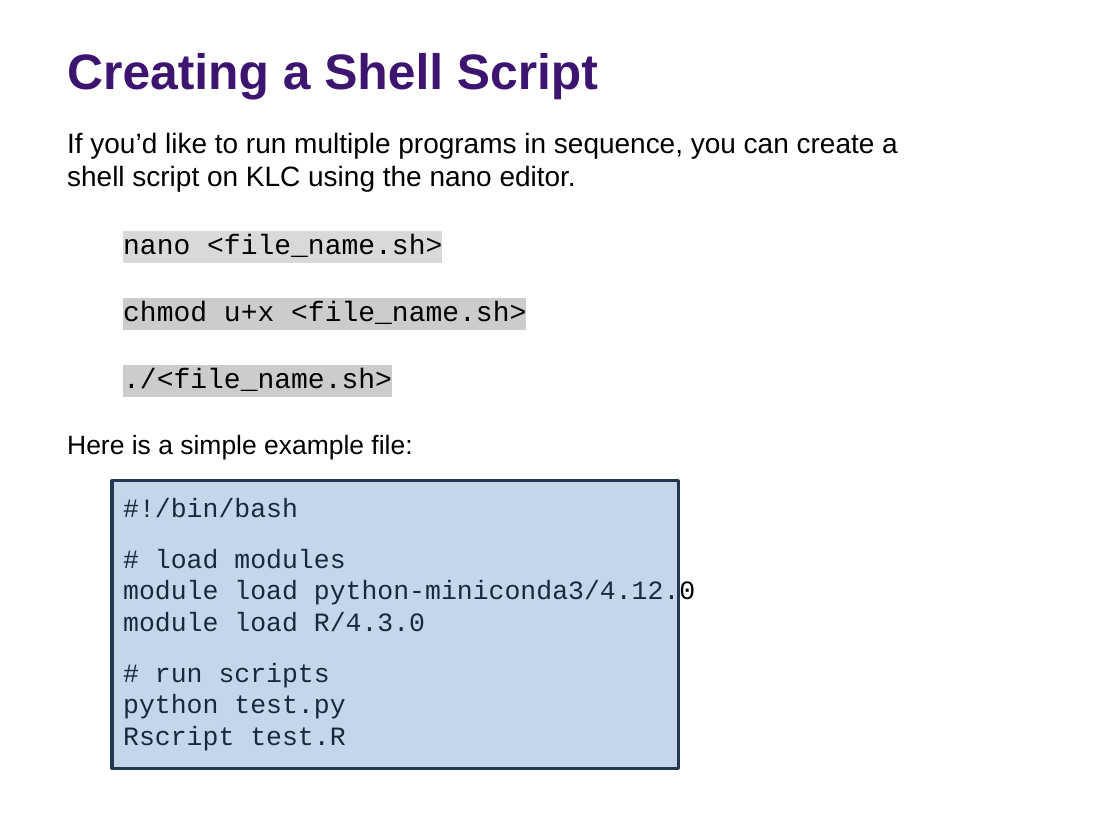
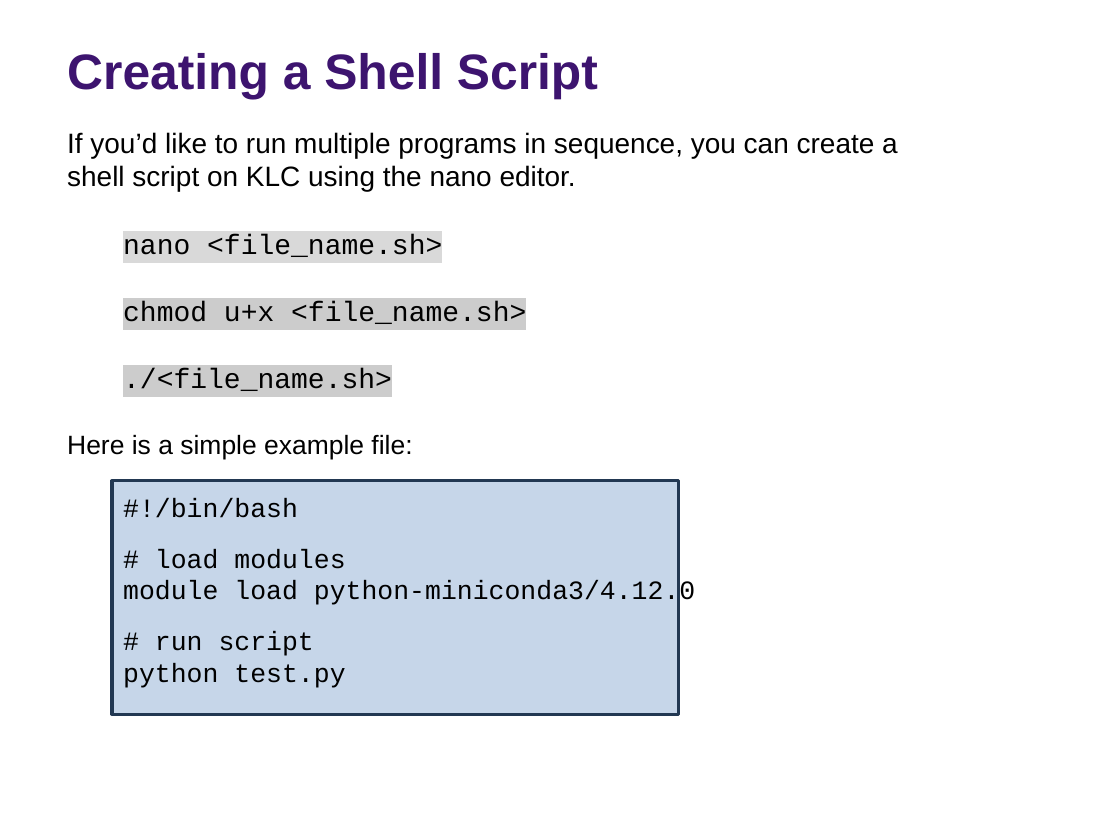
Before and after one commit to rs-kellogg/2023-phd-workshop, a slide deck: slide 8 of session-3/Session-3-Automation-Testing.pptx (slide 9 before the commit). Drawn at 1120x840 pixels with LibreOffice and Linux fonts; fonts in the diff are those of the drawing; background and template pictures are left out. Boxes give left, top, right and bottom in pixels: in the first picture for what was removed or moved away, otherwise in the second. Text is boxed around its words. In the diff, an @@ line names an element or a change of style, - is before the commit and + after.

```diff
--- a/session-3/Session-3-Automation-Testing.pptx
+++ b/session-3/Session-3-Automation-Testing.pptx
@@ rectangle: place and size @@
-rectangle at bbox=[112, 480, 679, 768]
+rectangle at bbox=[112, 480, 679, 713]
@@ text at bbox=[155, 631, 314, 656]: text changed @@
-module load R/4.3.0
-# run scripts
+# run script
@@ text at bbox=[123, 727, 345, 751]: paragraph removed @@
-Rscript test.R
```
Also in this commit, not shown: 10 other slides changed, 4 slides added, 3 slides removed.
